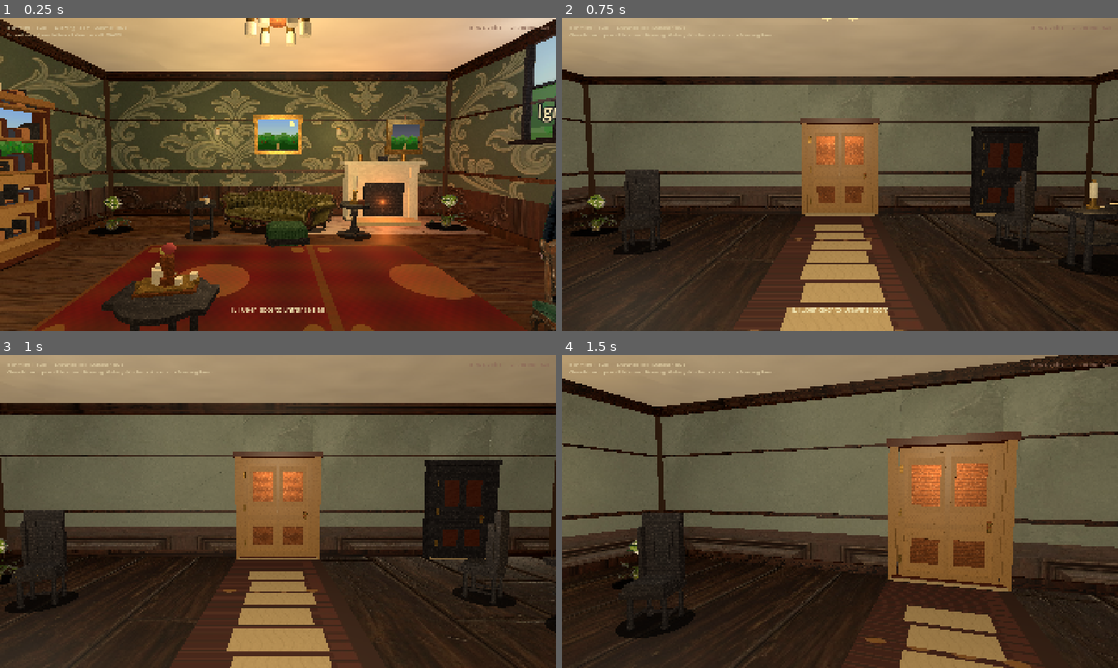
Above: before the commit, frames 1-4 (two rows, left to right).
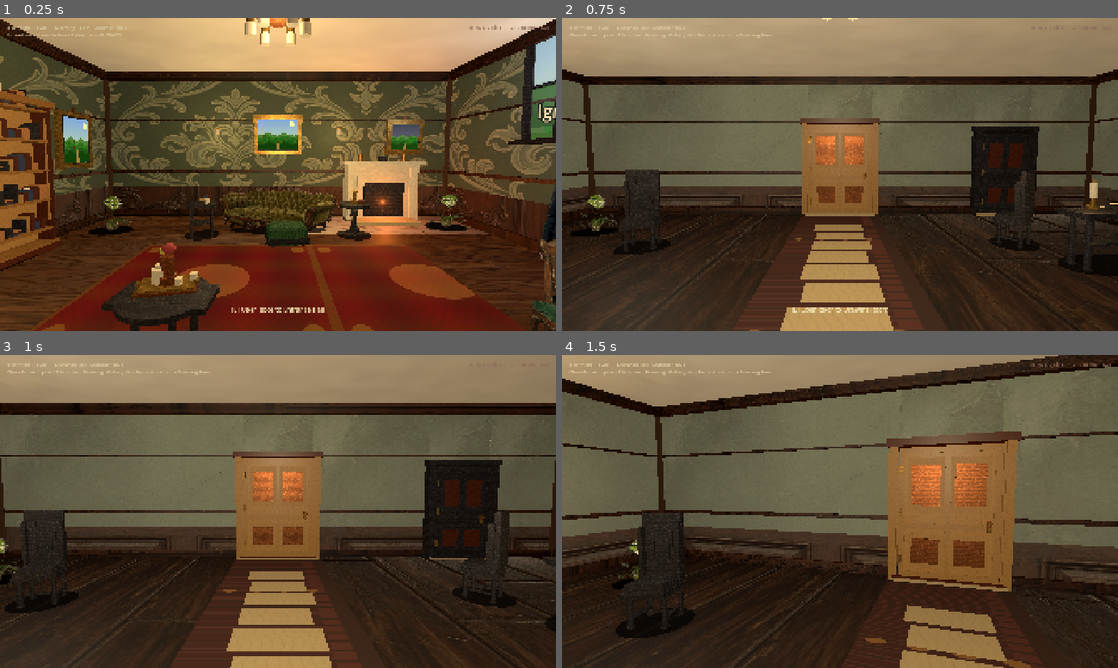
Above: after the commit, the same moments.

Repository: drakewing-eng/aetheric-engine
Game: Godot game, scene res://scenes/fps_main.tscn
The game is run twice, just before and just after one commit, with the same random seed, the same clock (stepped at 60 frames per second) and the same inputs.
Inputs (mouse positions are in pixels of both pictures, inside the frame that each line leads up to):
- Up to frame 1 (0.25 s): no input
- Up to frame 2 (0.75 s): tap Enter at 0.5 s; move the mouse to (867, 174) at 0.52 s; hold W (move_forward) from 0.53 s (still down); hold E (interact) from 0.53 s (still down); click (867, 174) at 0.67 s
- Up to frame 3 (1 s): keep holding W (move_forward); keep holding E (interact)
- Up to frame 4 (1.5 s): keep holding W (move_forward); move the mouse to (812, 511) at 1.27 s; release E (interact) at 1.28 s; tap E (interact) at 1.35 s

The runs differ from the first frame. In frame 1, 1.7% of the frame differs, in the area x 0-54%, y 28-51%; in frame 2, nothing differs; in frame 3, nothing differs; in frame 4, nothing differs.

Commit message:
visual implement 66b: clear west-wall paintings off bookshelves

Diff:
--- a/aetheric-engine-godot/scripts/fps_rooms.gd
+++ b/aetheric-engine-godot/scripts/fps_rooms.gd
@@ -29,14 +29,15 @@
 			{"kind": "window", "pos": [4.42, 1.85, -2.0], "yaw": -90.0, "width": 1.15, "height": 1.9, "seed": 0, "view": "res://assets/rooms/textures/views/view_garden.jpg"},
 			{"kind": "window", "pos": [4.42, 1.85, 1.8], "yaw": -90.0, "width": 1.15, "height": 1.9, "seed": 1, "view": "res://assets/rooms/textures/views/view_garden2.jpg"},
 			{"kind": "mirror", "pos": [4.38, 1.75, 0.0], "yaw": -90.0},
-			{"kind": "painting", "pos": [-4.3, 1.9, -2.2], "yaw": 90.0, "width": 0.9, "height": 1.1,
-				"art": "landscape"},
-			{"kind": "painting", "pos": [-4.3, 1.85, 1.8], "yaw": 90.0, "width": 0.75, "height": 0.95,
-				"art": "landscape"},
+			# West wall free of bookshelves (shelves at z≈-1.6 / 1.5) — paintings clear
+			{"kind": "painting", "pos": [-4.3, 1.95, -3.5], "yaw": 90.0, "width": 0.9, "height": 1.1,
+				"art": "landscape", "seed": 0},
+			{"kind": "painting", "pos": [-4.3, 1.9, 3.2], "yaw": 90.0, "width": 0.75, "height": 0.95,
+				"art": "landscape", "seed": 2},
 			{"kind": "painting", "pos": [0.0, 2.15, -4.7], "yaw": 0.0, "width": 1.15, "height": 0.95,
-				"art": "landscape"},
+				"art": "landscape", "seed": 1},
 			{"kind": "painting", "pos": [3.2, 2.1, -4.7], "yaw": 0.0, "width": 0.85, "height": 0.8,
-				"art": "landscape"},
+				"art": "landscape", "seed": 3},
 			{"kind": "door_frame", "pos": [0.0, 1.2, 4.42], "yaw": 180.0, "width": 1.55, "height": 2.4, "seed": 0},
 		],
 		"props": [
